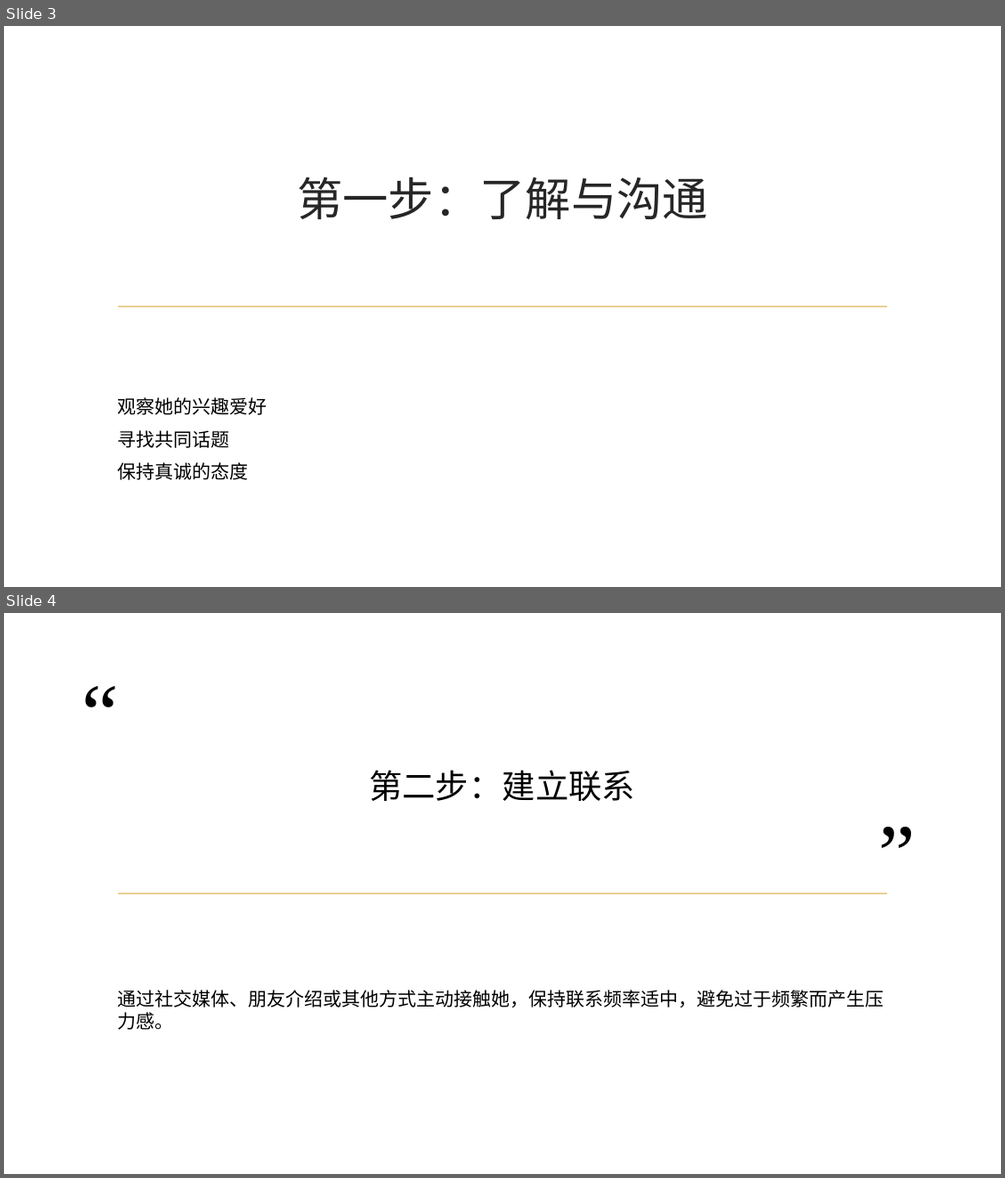
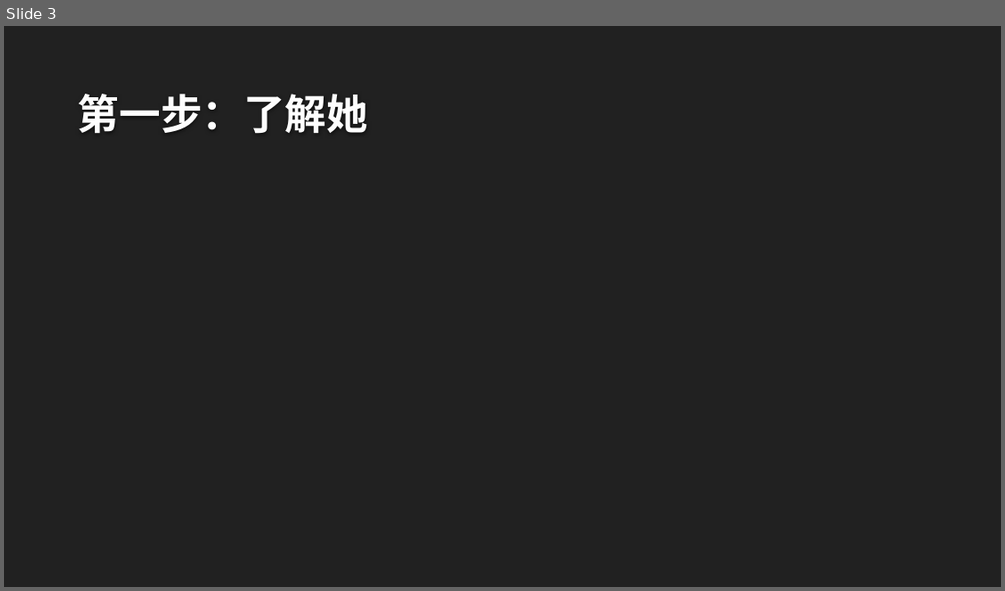
Before and after one commit to Lizhenghe-Chen/AIFileGenerator, a slide deck: Output/666/test.pptx. Shown one above the other, each under a label of ours: slides 3 and 4 before the commit, slide 3 after it. The pictures are 1005x1178 and 1005x591 pixels, drawn with LibreOffice and Linux fonts; fonts in the diff are those of the drawing; background and template pictures are left out. Boxes give left, top, right and bottom in pixels: in the first picture for what was removed or moved away, otherwise in the second. Text is boxed around its words. In the diff, an @@ line names an element or a change of style, - is before the commit and + after.

```diff
--- a/Output/666/test.pptx
+++ b/Output/666/test.pptx
@@ slide 4 removed at [4,613,1001,1174], background picture (left out); not listed: 1 template element that a slide beside it also shows @@
@@ text removed at [74,685,124,732] @@
-“
@@ title removed at [369,770,635,801] @@
-第二步：建立联系
@@ text removed at [871,826,921,873] @@
-”
@@ text removed at [117,989,883,1030] @@
-通过社交媒体、朋友介绍或其他方式主动接触她，保持联系频率适中，避免过于频繁而产生压力感。
@@ slide 3 changed as well @@
@@ background picture (left out) to #212121 @@
@@ title "第一步：了解她" at [78,94,368,134]: vertical alignment middle to bottom @@
@@ title at [78,94,368,134]: text changed; size 44 to 40 pt; font Times New Roman to Quicksand; text colour #262626 to #FEFEFE; bold on @@
-第一步：了解与沟通
+第一步：了解她
@@ line removed from (119, 306) to (887, 306) @@
@@ text removed at [117,397,267,480] @@
-观察她的兴趣爱好
-寻找共同话题
-保持真诚的态度
```
Also in this commit, not shown: 3 other slides changed, 2 slides added, 1 other slide removed, 5 other files.
